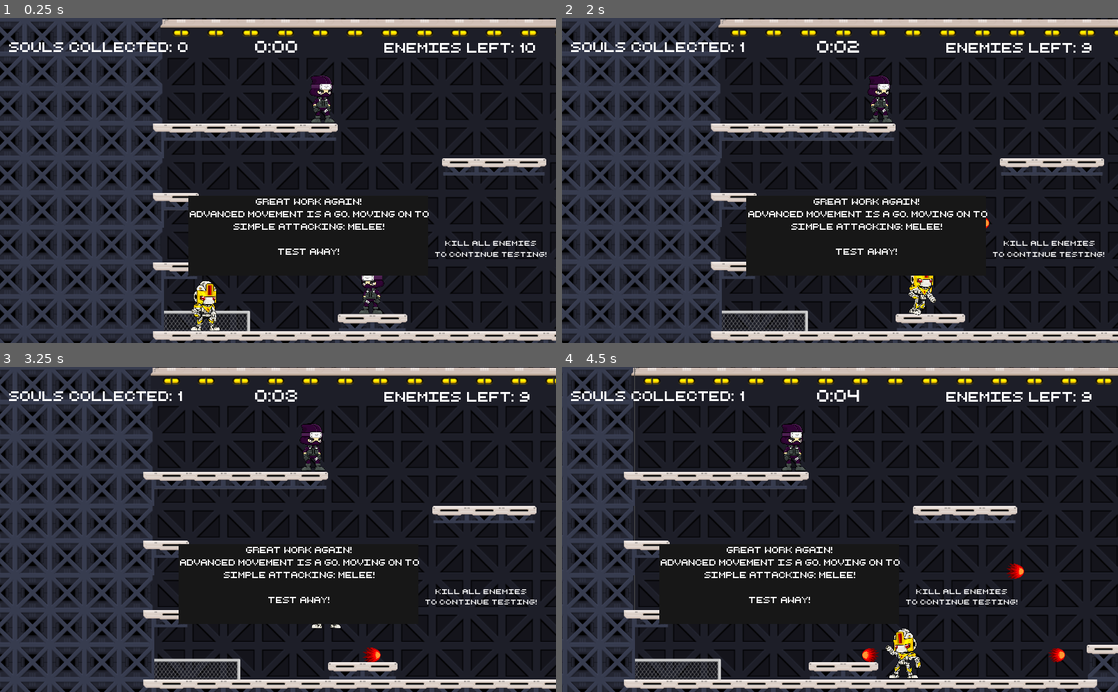
Above: before the commit, frames 1-4 (two rows, left to right).
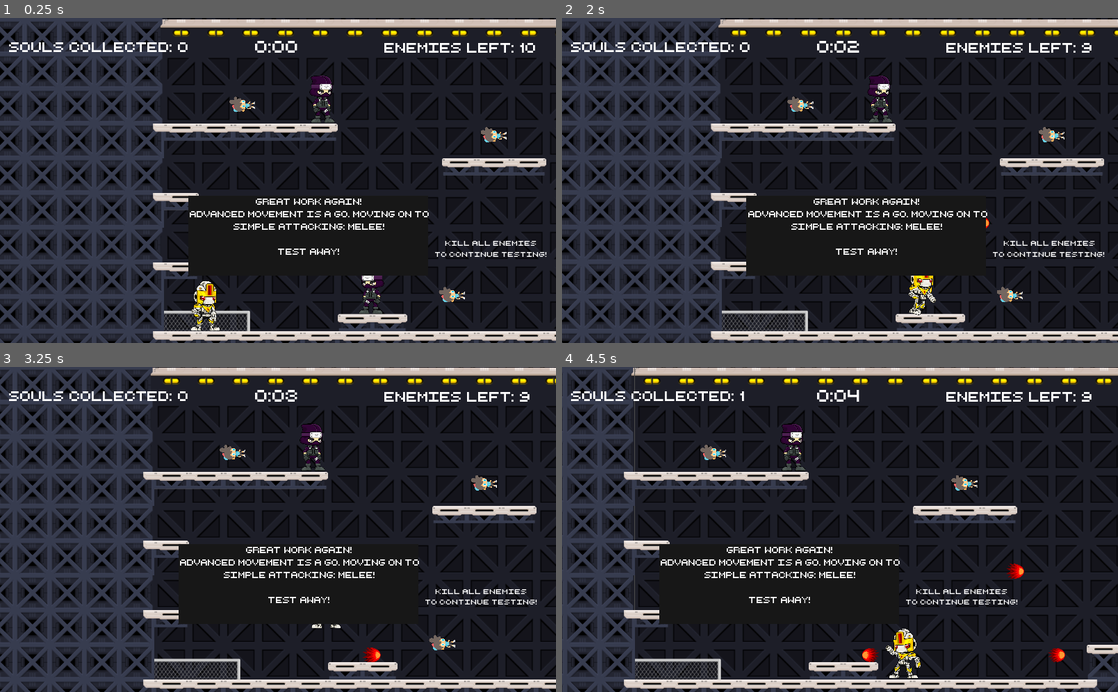
Above: after the commit, the same moments.

Repository: bsu-cs315/FP-LABS
Game: Godot game, scene res://src/Level-4.tscn
The game is run twice, just before and just after one commit, with the same random seed, the same clock (stepped at 60 frames per second) and the same inputs. This scene is started directly instead of the project's main scene.
Inputs:
- Up to frame 1 (0.25 s): no input
- Up to frame 2 (2 s): hold Right (move_right) from 0.53 s (still down); tap Space (melee) at 0.6, 1.35 s; tap Up (jump) at 0.77, 1.52 s
- Up to frame 3 (3.25 s): release Right (move_right) at 2.03 s; hold Left (move_left) 2.03-2.78 s; tap Space (melee) at 2.1, 2.85 s; hold Right (move_right) from 2.78 s (still down); tap Up (jump) at 3.02 s
- Up to frame 4 (4.5 s): tap Space (melee) at 3.6, 4.35 s; tap Up (jump) at 3.77 s; release Right (move_right) at 4.28 s; hold Left (move_left) from 4.28 s (still down)

The runs differ from the first frame. In frame 1, 0.4% of the frame differs, in the area x 41-92%, y 24-88%; in frame 2, 0.4%, in the area x 32-91%, y 7-88%; in frame 3, 0.4%; in frame 4, 0.2%.

Commit message:
Add soul collectibles to level 4

Diff:
--- a/project/src/Level-4.gd
+++ b/project/src/Level-4.gd
@@ -128,9 +128,10 @@
 
 
 func _on_SecretsArea2D_body_exited(body):
-	secrets_tilemap.visible = true
-	player_cam.limit_bottom = 1
-	player_cam.drag_margin_v_enabled = false
+	if body == player:
+		secrets_tilemap.visible = true
+		player_cam.limit_bottom = 1
+		player_cam.drag_margin_v_enabled = false
 
 
 func _on_RetryButton_pressed():
--- a/project/src/Level-4.tscn
+++ b/project/src/Level-4.tscn
@@ -1138,32 +1138,106 @@
 position = Vector2( 3155.5, 466.146 )
 
 [node name="SoulGroup" type="Node2D" parent="."]
-visible = false
 
 [node name="SoulCollectible" parent="SoulGroup" groups=[
 "collectibles",
 ] instance=ExtResource( 36 )]
-position = Vector2( 372.222, 447.142 )
+position = Vector2( 532.232, 492.499 )
 
 [node name="SoulCollectible2" parent="SoulGroup" groups=[
 "collectibles",
 ] instance=ExtResource( 36 )]
-position = Vector2( 897.851, 298.491 )
+position = Vector2( 1119.6, 444.642 )
 
 [node name="SoulCollectible3" parent="SoulGroup" groups=[
 "collectibles",
 ] instance=ExtResource( 36 )]
-position = Vector2( 225.949, 124.867 )
+position = Vector2( 146.574, 141.246 )
 
 [node name="SoulCollectible4" parent="SoulGroup" groups=[
 "collectibles",
 ] instance=ExtResource( 36 )]
-position = Vector2( 2787.5, 325.843 )
+position = Vector2( 609.096, 197.331 )
 
 [node name="SoulCollectible5" parent="SoulGroup" groups=[
 "collectibles",
 ] instance=ExtResource( 36 )]
-position = Vector2( 2226.2, 99.8934 )
+position = Vector2( 2492.04, 87.2942 )
+
+[node name="SoulCollectible6" parent="SoulGroup" groups=[
+"collectibles",
+] instance=ExtResource( 36 )]
+position = Vector2( 3207.68, 40.6772 )
+
+[node name="SoulCollectible7" parent="SoulGroup" groups=[
+"collectibles",
+] instance=ExtResource( 36 )]
+position = Vector2( 3229.1, 456.451 )
+
+[node name="SoulCollectible8" parent="SoulGroup" groups=[
+"collectibles",
+] instance=ExtResource( 36 )]
+position = Vector2( 2788.13, 358.177 )
+
+[node name="SoulCollectible9" parent="SoulGroup" groups=[
+"collectibles",
+] instance=ExtResource( 36 )]
+position = Vector2( 2527.32, 850.806 )
+
+[node name="SoulCollectible10" parent="SoulGroup" groups=[
+"collectibles",
+] instance=ExtResource( 36 )]
+position = Vector2( 2528.58, 906.243 )
+
+[node name="SoulCollectible11" parent="SoulGroup" groups=[
+"collectibles",
+] instance=ExtResource( 36 )]
+position = Vector2( 2615.52, 848.286 )
+
+[node name="SoulCollectible12" parent="SoulGroup" groups=[
+"collectibles",
+] instance=ExtResource( 36 )]
+position = Vector2( 2615.52, 902.463 )
+
+[node name="SoulCollectible13" parent="SoulGroup" groups=[
+"collectibles",
+] instance=ExtResource( 36 )]
+position = Vector2( 2704.97, 848.286 )
+
+[node name="SoulCollectible14" parent="SoulGroup" groups=[
+"collectibles",
+] instance=ExtResource( 36 )]
+position = Vector2( 2698.67, 903.723 )
+
+[node name="SoulCollectible15" parent="SoulGroup" groups=[
+"collectibles",
+] instance=ExtResource( 36 )]
+position = Vector2( 2785.61, 853.326 )
+
+[node name="SoulCollectible16" parent="SoulGroup" groups=[
+"collectibles",
+] instance=ExtResource( 36 )]
+position = Vector2( 2783.09, 904.983 )
+
+[node name="SoulCollectible17" parent="SoulGroup" groups=[
+"collectibles",
+] instance=ExtResource( 36 )]
+position = Vector2( 2864.98, 852.066 )
+
+[node name="SoulCollectible18" parent="SoulGroup" groups=[
+"collectibles",
+] instance=ExtResource( 36 )]
+position = Vector2( 2859.94, 903.723 )
+
+[node name="SoulCollectible19" parent="SoulGroup" groups=[
+"collectibles",
+] instance=ExtResource( 36 )]
+position = Vector2( 2940.58, 854.586 )
+
+[node name="SoulCollectible20" parent="SoulGroup" groups=[
+"collectibles",
+] instance=ExtResource( 36 )]
+position = Vector2( 2938.06, 904.983 )
 
 [node name="Player" parent="." instance=ExtResource( 17 )]
 position = Vector2( 80.7981, 523.927 )
